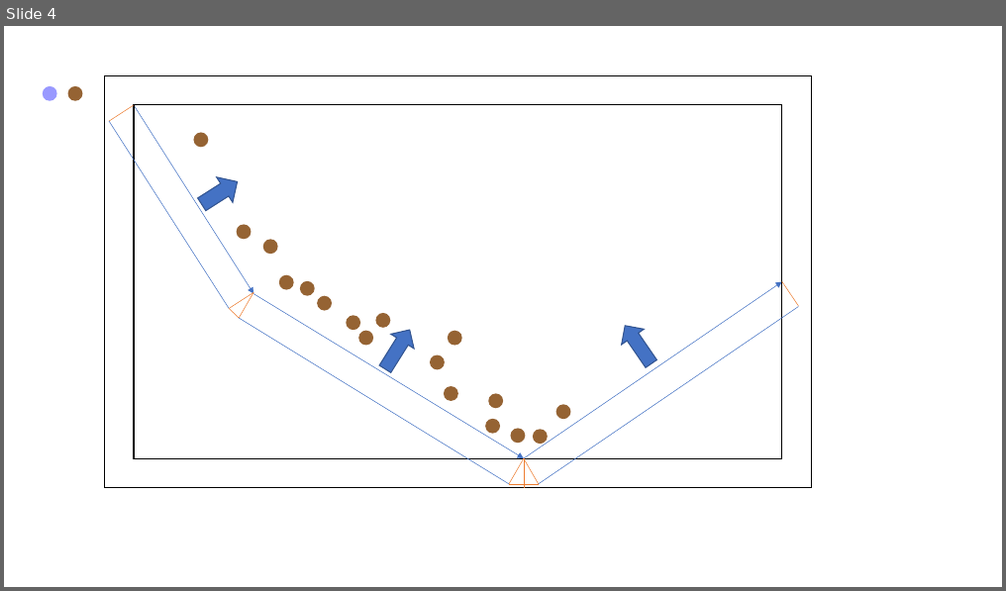
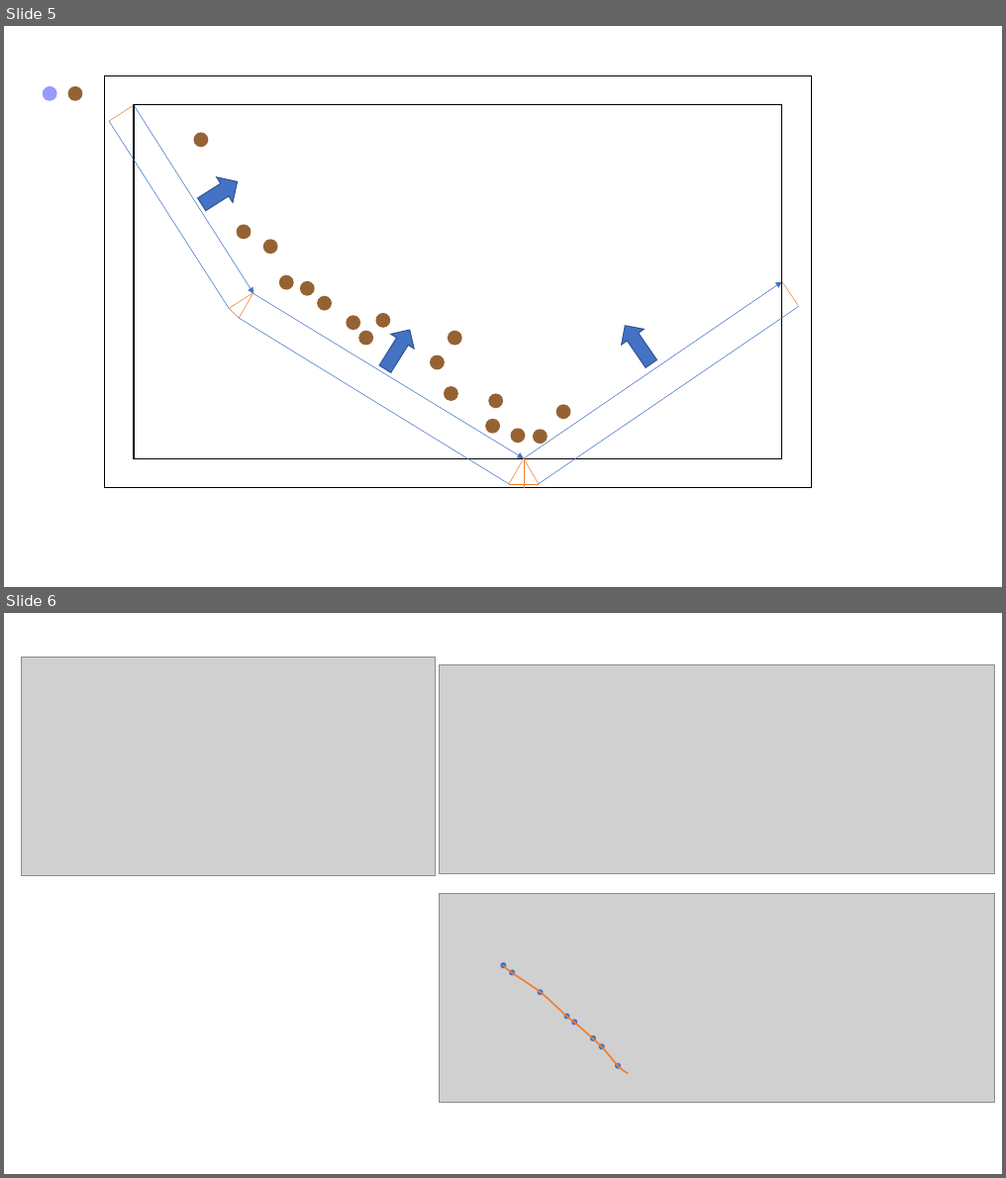
Before and after one commit to Rabmelon/tiSPHi, a slide deck: data/draft.pptx. Shown one above the other, each under a label of ours: slide 4 before the commit, slides 5 and 6 after it. The pictures are 1006x591 and 1006x1178 pixels, drawn with LibreOffice and Linux fonts; fonts in the diff are those of the drawing; grey boxes stand for pictures. Boxes give left, top, right and bottom in pixels: in the first picture for what was removed or moved away, otherwise in the second. Text is boxed around its words. In the diff, an @@ line names an element or a change of style, - is before the commit and + after.

```diff
--- a/data/draft.pptx
+++ b/data/draft.pptx
@@ slide 6 added at [4, 613, 1002, 1174], background #FFFFFF @@
@@ picture added at [21, 657, 436, 875] @@
@@ picture added at [440, 664, 995, 874] @@
@@ picture added at [440, 894, 995, 1103] @@
@@ ellipse added at [500, 962, 506, 968], fill #4472C4 @@
@@ freeform shape added at [503, 965, 629, 1074], outline #ED7D31 1.5 pt @@
@@ ellipse added at [509, 970, 515, 976], fill #4472C4 @@
@@ ellipse added at [537, 989, 543, 995], fill #4472C4 @@
@@ ellipse added at [564, 1014, 570, 1020], fill #4472C4 @@
@@ ellipse added at [571, 1020, 577, 1026], fill #4472C4 @@
@@ ellipse added at [590, 1036, 596, 1042], fill #4472C4 @@
@@ ellipse added at [599, 1045, 605, 1051], fill #4472C4 @@
@@ ellipse added at [615, 1062, 621, 1069], fill #4472C4 @@
@@ what was slide 4 is now slide 5 @@
```
Also in this commit, not shown: 2 other slides added, 11 other files.
